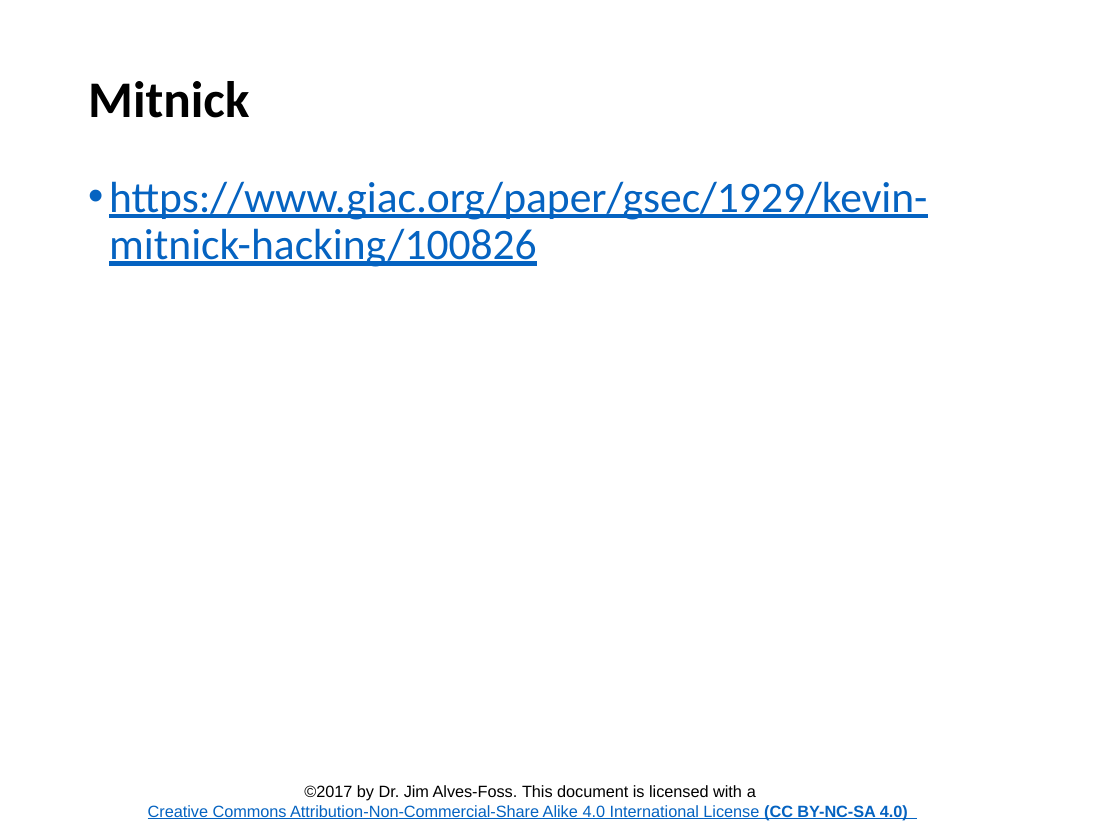
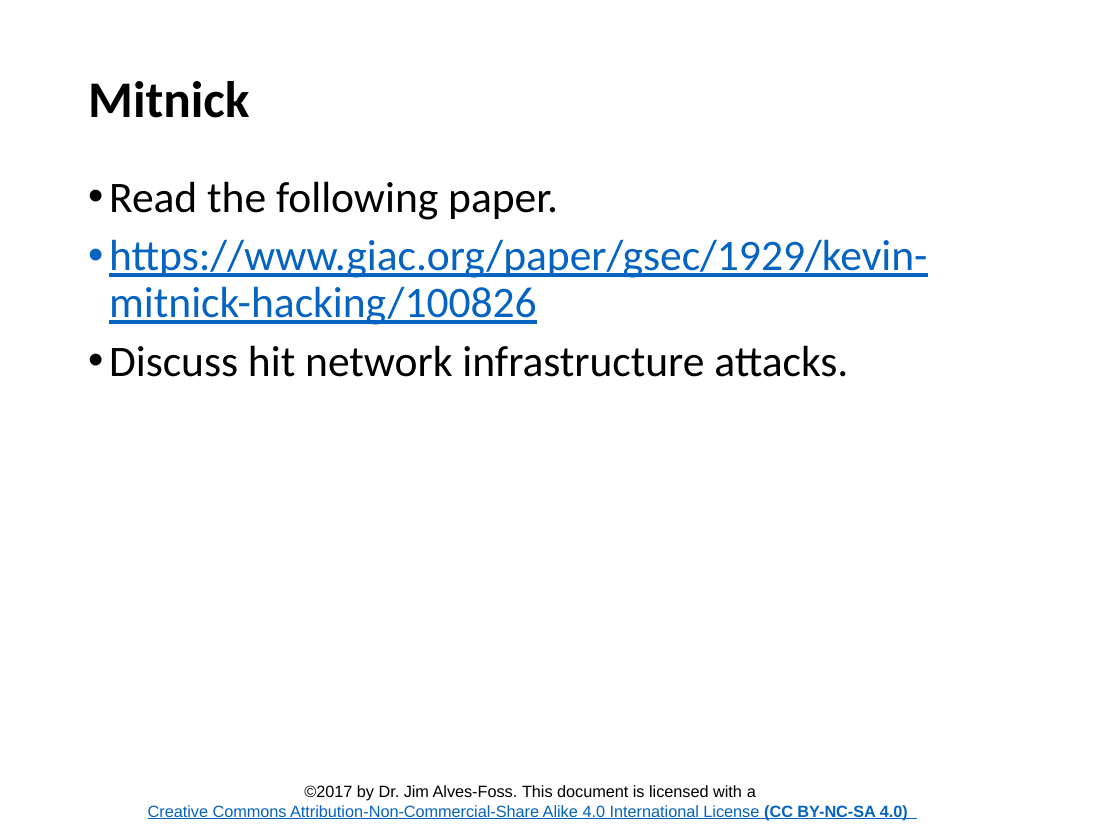
Before and after one commit to CenterForSecureAndDependableSystems/Teaching-Materials, a slide deck: slide 9 of Network-Security/Module_1 Internetworking/Lesson_4 Network Attacks and Threats .pptx (slide 7 before the commit). Drawn at 1120x840 pixels with LibreOffice and Linux fonts; fonts in the diff are those of the drawing; background and template pictures are left out. Boxes give left, top, right and bottom in pixels: in the first picture for what was removed or moved away, otherwise in the second. Text is boxed around its words. In the diff, an @@ line names an element or a change of style, - is before the commit and + after.

Commit message:
Updated networking slides

```diff
--- a/Network-Security/Module_1 Internetworking/Lesson_4 Network Attacks and Threats .pptx
+++ b/Network-Security/Module_1 Internetworking/Lesson_4 Network Attacks and Threats .pptx
@@ text at <box>109,181,558,220</box>: paragraph added @@
+• Read the following paper.
@@ text at <box>109,345,848,377</box>: paragraph added @@
+• Discuss hit network infrastructure attacks.
```
Also in this commit, not shown: 3 slides added, 4 other files.
